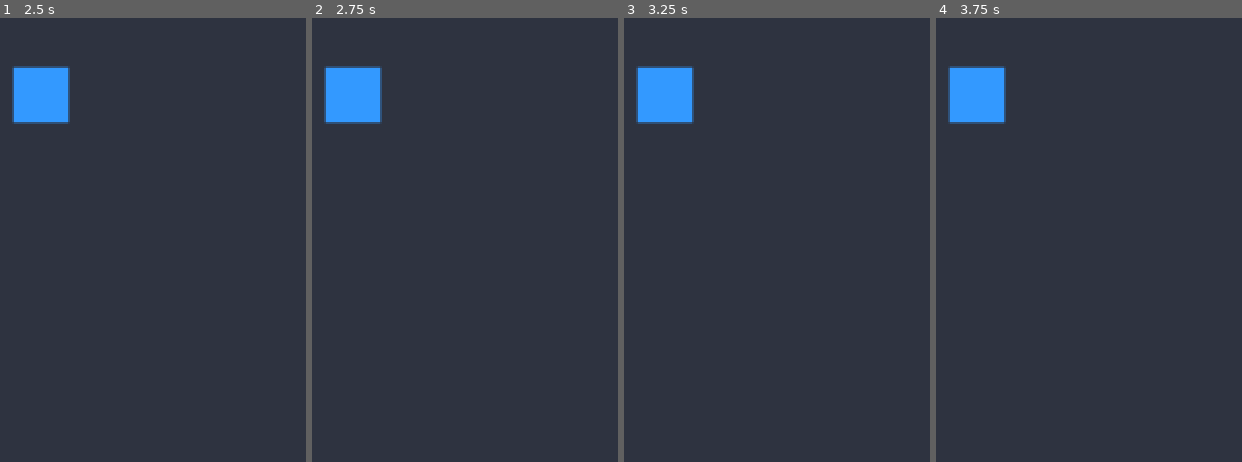
Above: before the commit, frames 1-4 (left to right).
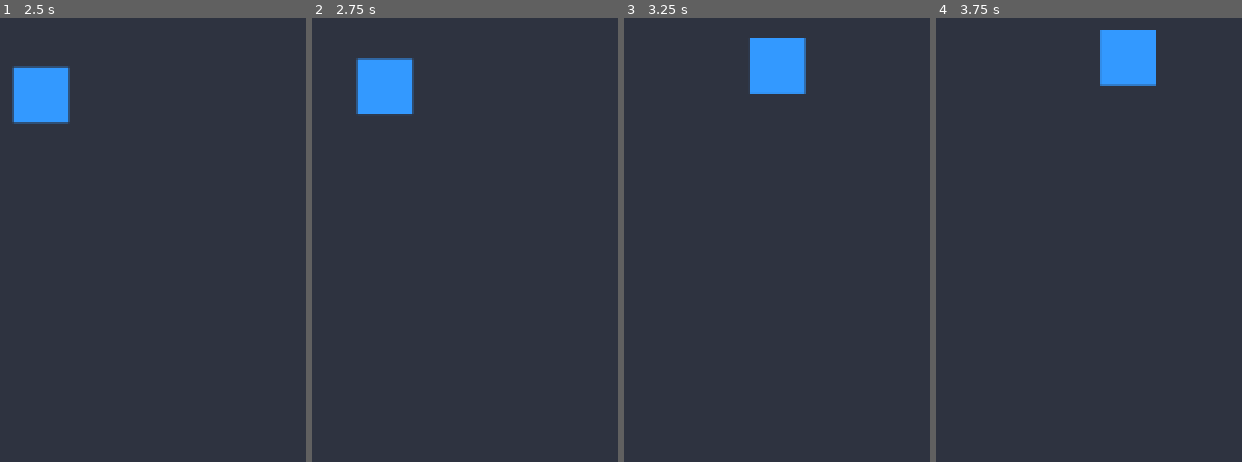
Above: after the commit, the same moments.

Repository: michaelchang-jpg/cs-tycoon
Game: Godot game, scene res://scenes/main.tscn
Two runs of this game, one before a commit and one after it. Both use one fixed random seed, a clock stepped at 60 frames per second and the inputs below.
Inputs:
- Up to frame 1 (2.5 s): tap Enter at 0.5, 2 s; tap Space at 1.25 s
- Up to frame 2 (2.75 s): no input
- Up to frame 3 (3.25 s): no input
- Up to frame 4 (3.75 s): no input

Frame 1 is identical in both runs. In frame 2, 3.2% of the frame differs, in the area x 3-34%, y 9-24%; in frame 3, 4.8%, in the area x 3-60%, y 4-24%; in frame 4, 4.8%.
Error before the commit: Trying to assign value of type 'ColorRect' to a variable of type 'Node2D'. (res://scripts/employee.gd:27)

Commit message:
Fix: Remove explicit type from sprite variable to fix Godot cache issue

Diff:
--- a/scripts/employee.gd
+++ b/scripts/employee.gd
@@ -24,7 +24,7 @@
 var fatigue: float = 0.0
 
 # --- 組件引用 ---
-@onready var sprite: Node2D = $Sprite
+@onready var sprite = $Sprite
 @onready var state_timer: Timer = Timer.new()
 
 func _ready() -> void:
